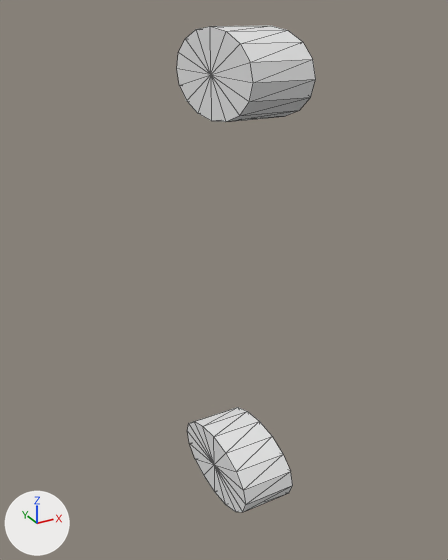
One commit to the OBJ model assets/meshes/drones/mini5pro/mini5pro__accent.obj: the scene before it, then after it.
Before and after are seen from a camera (50 mm lens) standing at (0.0039, -0.1498, 0.0781) and looking at (0.0853, -0.0018, 0.0041). Lighting does not change. The marker at lower left points along +X, +Y and +Z. The older version comes first. Mesh edges are drawn as thin lines. Where no turn or scale is listed for an object, it has been applied to the vertices.

The scene before the commit, as lines of its bpy script (objects in view):
```python
me_mini5pro__accent = bpy.data.meshes.new('mini5pro__accent')
me_mini5pro__accent.from_pydata(...)  # a 16-sided cylinder along x spanning x 0.081..0.0986, y -0.0234..0.0181, z 0.0509..0.0738; a 16-sided cylinder along x spanning x 0.081..0.0986, y -0.0234..0.0181, z -0.0738..-0.0509
ob_mini5pro__accent = bpy.data.objects.new('mini5pro__accent', me_mini5pro__accent)
ob_mini5pro__accent.location = (0.0, 0.0, 0.0)
```
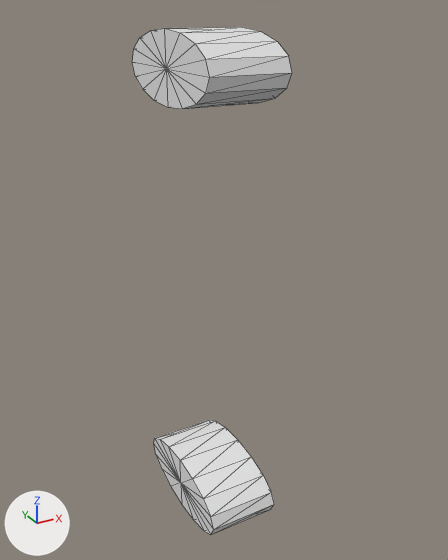
Changed parts and their boxes (x1, y1, x2, y2) in the pictures (448 x 560 px):
'mini5pro__accent', reshaped (15% wider)
    before: (177, 26, 316, 512)
    after: (132, 27, 292, 534)
part 1 of me_mini5pro__accent, added
    after: (132, 27, 292, 109)
part 2 of me_mini5pro__accent, added
    after: (154, 420, 274, 534)
part 3 of me_mini5pro__accent, deleted
    before: (177, 26, 316, 122)
part 4 of me_mini5pro__accent, deleted
    before: (187, 407, 293, 512)

What changed in the scene script:
```text
Change me_mini5pro__accent:
    used by ob_mini5pro__accent; location = (0.0, 0.0, 0.0)
    remove me_mini5pro__accent.from_pydata(...)  # 68 vertices, 128 faces; spans x 0.081..0.0986, y -0.0234..0.0181, z -0.0738..0.0738
    add me_mini5pro__accent.from_pydata(...)  # 68 vertices, 128 faces; spans x 0.0686..0.09, y -0.0258..0.02, z -0.0735..0.0735
    me_mini5pro__accent part 1: a new loose piece, a 16-sided cylinder along x spanning x 0.0686..0.09, y -0.0258..0.02, z 0.0552..0.0735
    me_mini5pro__accent part 2: a new loose piece, a 16-sided cylinder along x spanning x 0.0686..0.09, y -0.0258..0.02, z -0.0735..-0.0552
    me_mini5pro__accent part 3: the loose piece of 34 vertices spanning x 0.081..0.0986, y -0.0234..0.0181, z 0.0509..0.0738 is deleted
    me_mini5pro__accent part 4: the loose piece of 34 vertices spanning x 0.081..0.0986, y -0.0234..0.0181, z -0.0738..-0.0509 is deleted
```
